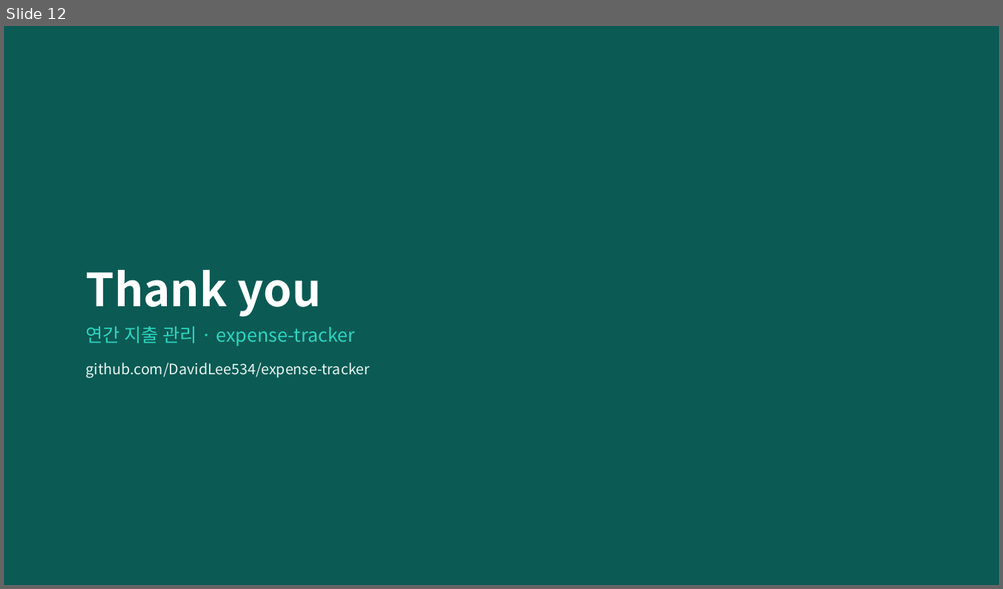
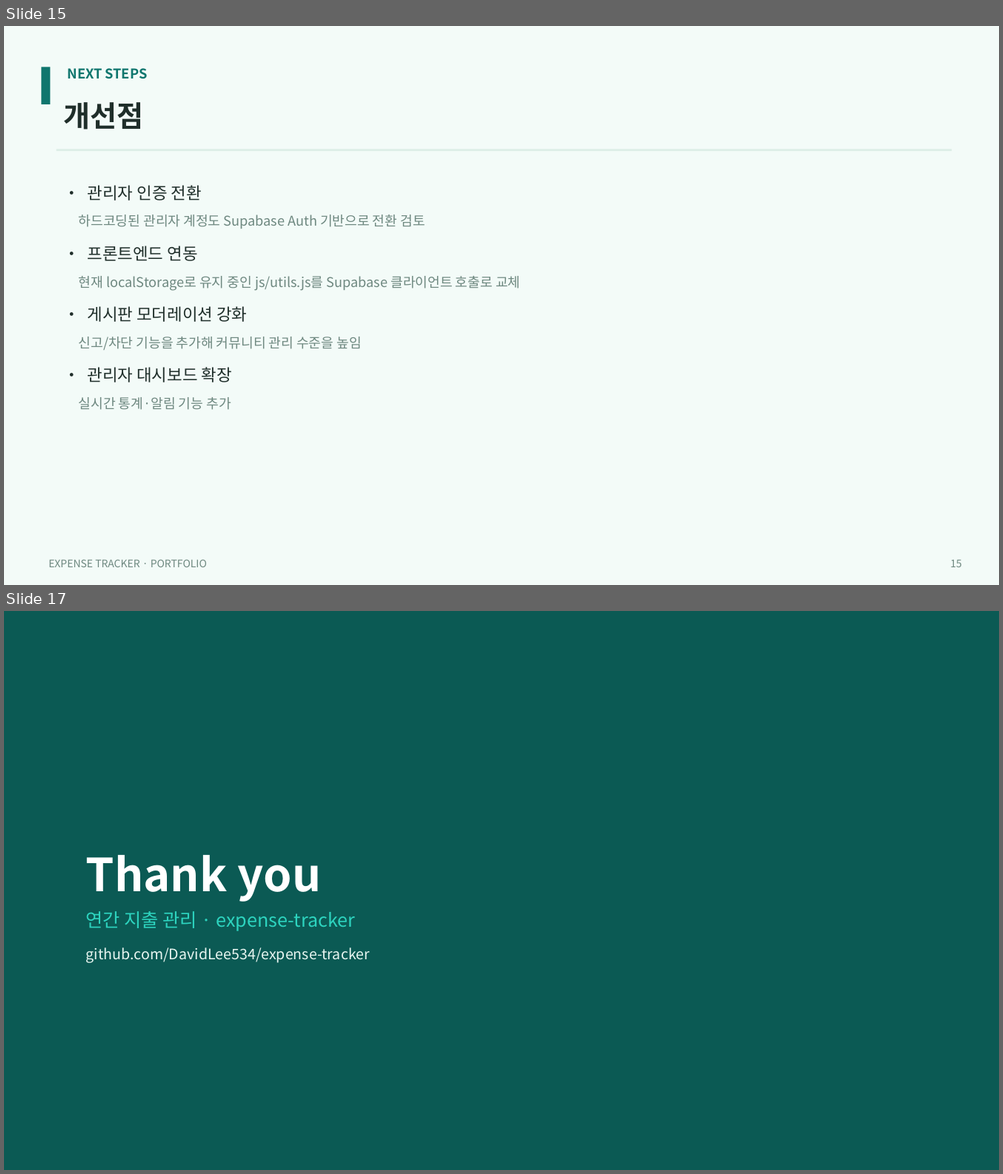
Before and after one commit to DavidLee534/expense-tracker, a slide deck: portfolio/expense-tracker-portfolio.pptx. Shown one above the other, each under a label of ours: slide 12 before the commit, slides 15 and 17 after it; the slides between them are not shown. The pictures are 1003x589 and 1003x1174 pixels, drawn with LibreOffice and Linux fonts; fonts in the diff are those of the drawing. Boxes give left, top, right and bottom in pixels: in the first picture for what was removed or moved away, otherwise in the second. Text is boxed around its words. In the diff, an @@ line names an element or a change of style, - is before the commit and + after.

```diff
--- a/portfolio/expense-tracker-portfolio.pptx
+++ b/portfolio/expense-tracker-portfolio.pptx
@@ slide 15 added at [4,26,999,585], background #F3FBF8 @@
@@ rectangle added at [41,67,51,104], fill #0F766E @@
@@ text added at [67,68,148,79], 13 pt, text #0F766E, bold @@
+NEXT STEPS
@@ text added at [63,102,143,130], 28 pt, text #1F2E2A, bold @@
+개선점
@@ rectangle added at [57,149,951,151], fill #DCEEE7 @@
@@ text added at [79,185,520,410], 13 pt, text #6E8880 @@
+• 관리자 인증 전환
+하드코딩된 관리자 계정도 Supabase Auth 기반으로 전환 검토
+• 프론트엔드 연동
+현재 localStorage로 유지 중인 js/utils.js를 Supabase 클라이언트 호출로 교체
+• 게시판 모더레이션 강화
+신고/차단 기능을 추가해 커뮤니티 관리 수준을 높임
+• 관리자 대시보드 확장
+실시간 통계·알림 기능 추가
@@ text added at [48,560,207,568], 10 pt, text #6E8880 @@
+EXPENSE TRACKER · PORTFOLIO
@@ text added at [950,560,962,568], 10 pt, text #6E8880 @@
+15
@@ what was slide 12 is now slide 17 @@
```
Also in this commit, not shown: 10 slides changed, 4 other slides added.
